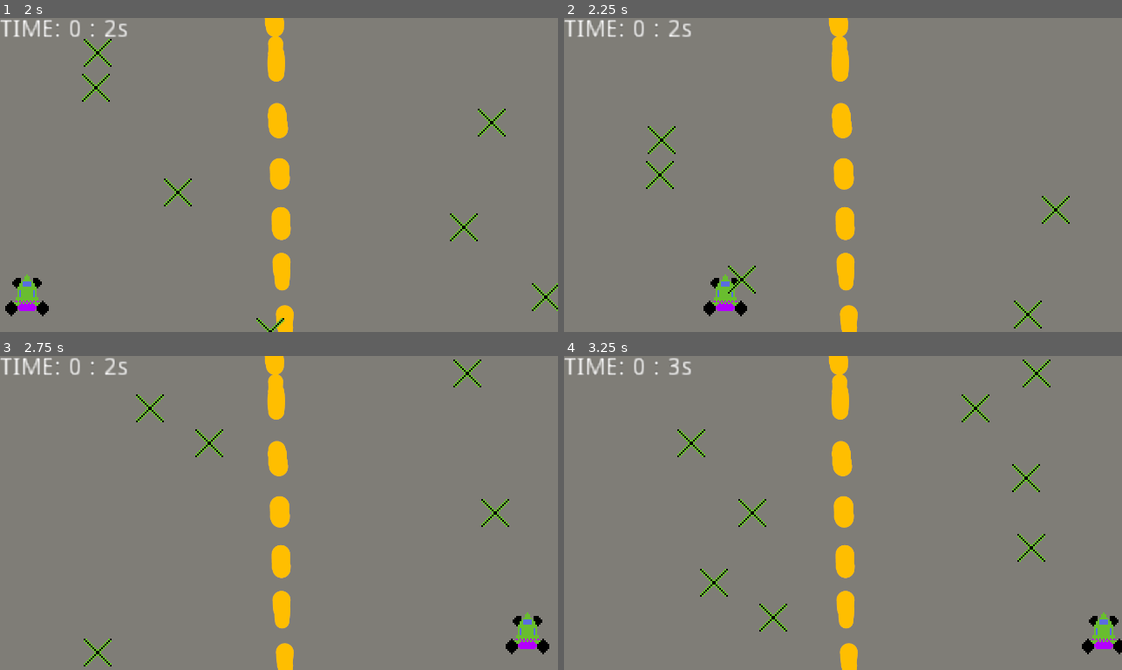
Above: before the commit, frames 1-4 (two rows, left to right).
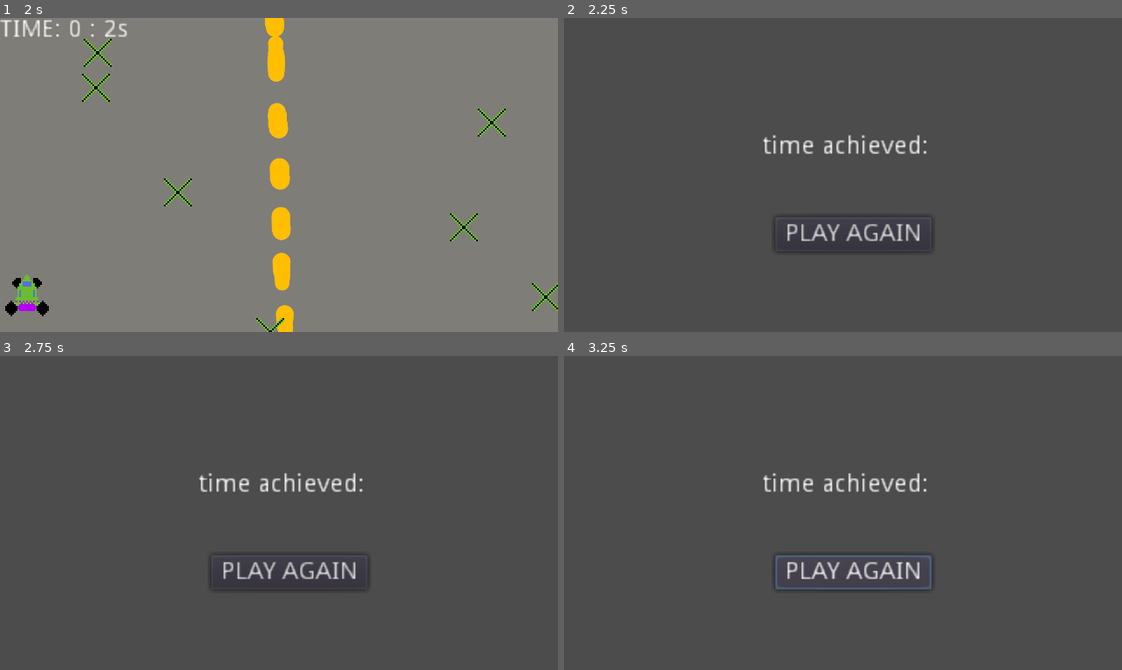
Above: after the commit, the same moments.

Repository: SzymanskiFilip/Racing2D-Godot
Game: Godot game, scene res://Scenes/GameScene.tscn
Two runs of this game, one before a commit and one after it. Both use one fixed random seed, a clock stepped at 60 frames per second and the inputs below.
Inputs (mouse positions are in pixels of both pictures, inside the frame that each line leads up to):
- Up to frame 1 (2 s): hold Right (ui_right) 0.53-1.28 s; hold Left (ui_left) from 1.28 s (still down)
- Up to frame 2 (2.25 s): release Left (ui_left) at 2.03 s; hold Right (ui_right) from 2.03 s (still down)
- Up to frame 3 (2.75 s): keep holding Right (ui_right)
- Up to frame 4 (3.25 s): release Right (ui_right) at 2.75 s; click (854, 572) at 2.75 s, where only the run after the commit has a clickable "PLAY AGAIN"

Frame 1 is identical in both runs. In frame 2, 100% of the frame differs, in the area x 0-100%, y 0-100%; in frame 3, 100%; in frame 4, 100%.

Commit message:
emiting signal on car collision

Diff:
--- a/Scripts/Car.gd
+++ b/Scripts/Car.gd
@@ -7,3 +7,11 @@
 	if Input.is_action_pressed("ui_left"):
 		if position.x > 15:
 			position.x -= 7
+
+
+signal LOST
+
+
+func _on_Area2D_area_entered(area):
+	print("COLLIDED AREA")
+	emit_signal("LOST")
